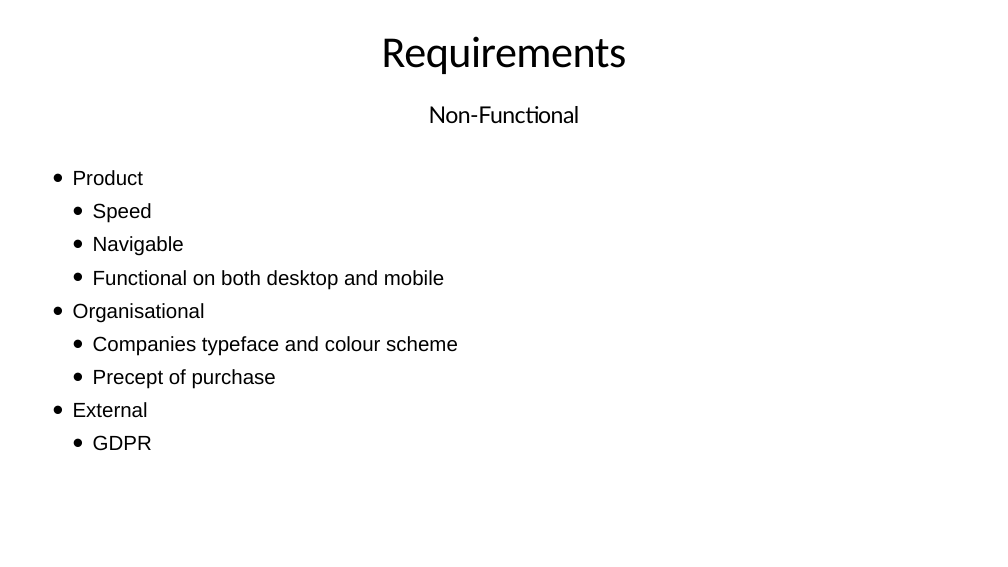
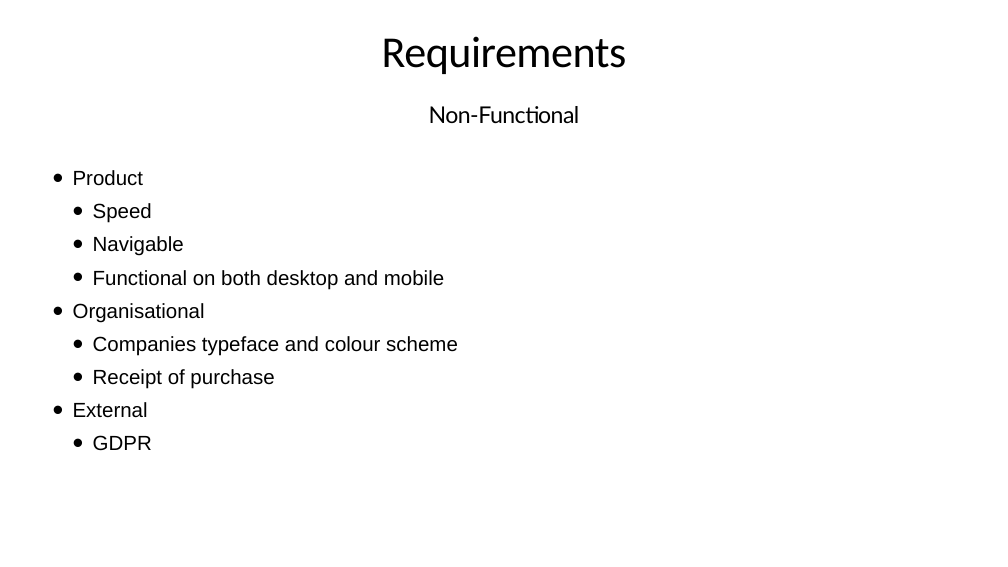
Before and after one commit to henryfallows13/Assesment3-DoghnutOrderSystem, a slide deck: slide 6 of Ford Order System Preasentation .pptx. Drawn at 1008x567 pixels with LibreOffice and Linux fonts; fonts in the diff are those of the drawing. Boxes give left, top, right and bottom in pixels: in the first picture for what was removed or moved away, otherwise in the second. Text is boxed around its words. In the diff, an @@ line names an element or a change of style, - is before the commit and + after.

```diff
--- a/Ford Order System Preasentation .pptx
+++ b/Ford Order System Preasentation .pptx
@@ text at <box>93,369,274,389</box>: text changed @@
-  • Precept of purchase
+  • Receipt of purchase
```
Also in this commit, not shown: 4 other slides changed, 1 other file.
